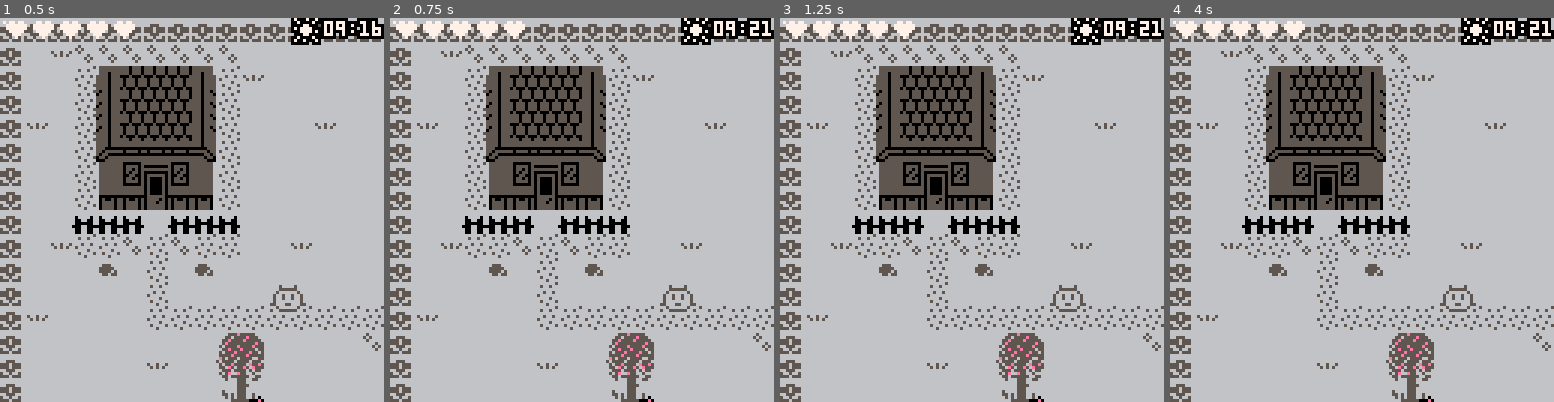
Above: before the commit, frames 1-4 (left to right).
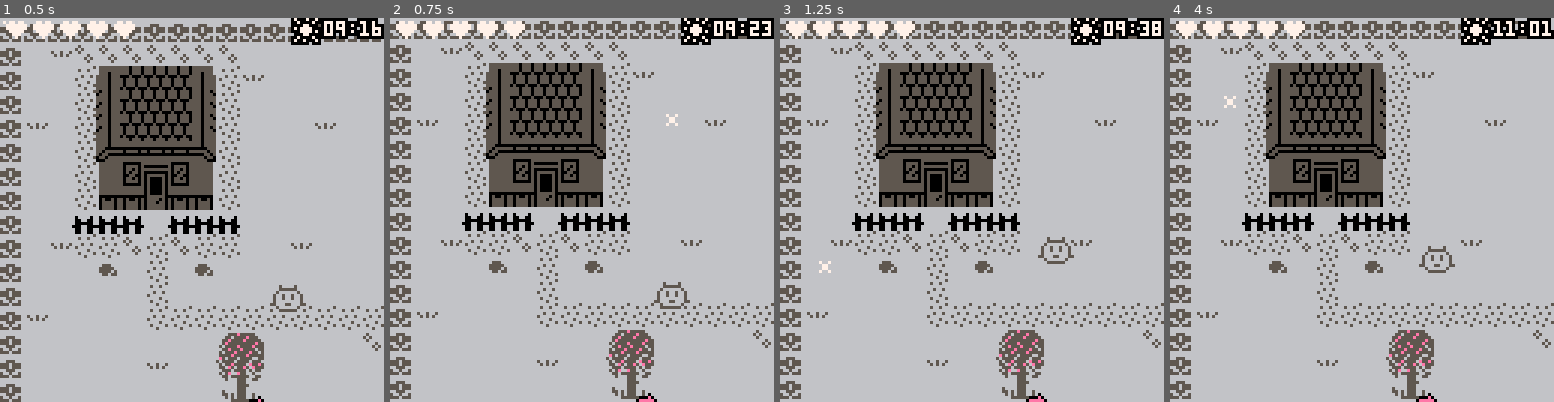
Above: after the commit, the same moments.

Repository: Lyatus/ld43
Game: PICO-8 cartridge ld43.p8
Two runs of this game, one before a commit and one after it. Both use one fixed random seed, a clock stepped at 60 frames per second and the inputs below.
Inputs (mouse positions are in pixels of both pictures, inside the frame that each line leads up to):
- Up to frame 1 (0.5 s): no input
- Up to frame 2 (0.75 s): click (670, 121) at 0.67 s; tap O (Z key) at 0.7 s
- Up to frame 3 (1.25 s): click (826, 267) at 1.22 s
- Up to frame 4 (4 s): hold Right 1.6-2.1 s; tap O (Z key) every 0.4 s from 1.7 to 3.7 s; click (1277, 114) at 1.77 s; hold Up 2.15-2.42 s; click (1342, 259) at 2.32 s; hold Right 2.47-3.03 s; click (1404, 106) at 2.87 s; hold Left 3.08-3.58 s; click (1465, 256) at 3.42 s; hold Down 3.63-3.97 s; click (1231, 102) at 3.97 s

Frame 1 is identical in both runs. In frame 2, 15% of the frame differs, in the area x 0-100%, y 0-100%; in frame 3, 15%; in frame 4, 16%.

Commit message:
Safer failsafe

Diff:
--- a/ld43.p8
+++ b/ld43.p8
@@ -116,8 +116,8 @@
 	end)
 end
 function tma_goto(x, y)
-	x = mid(0,x,255)
-	y = mid(0,y,255)
+	x = mid(8,x,247)
+	y = mid(8,y,247)
 	tma_path = pathfind(flr(tma_x/8),flr(tma_y/8),flr(x/8),flr(y/8))
 	if tma_path then
 		tma_path_i = 1
